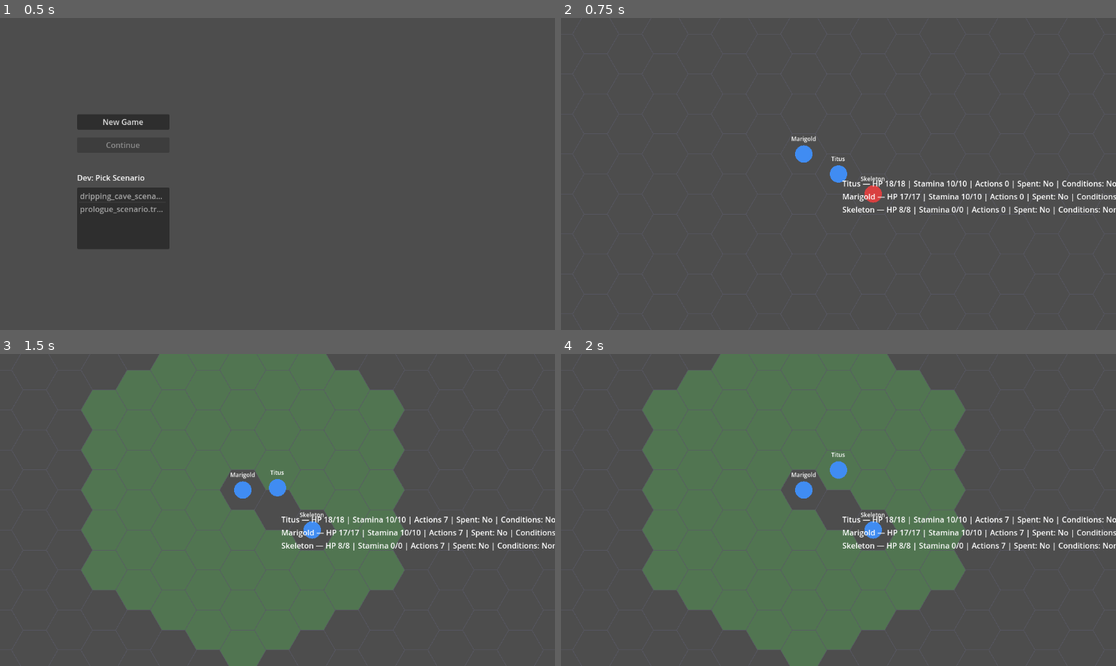
Above: before the commit, frames 1-4 (two rows, left to right).
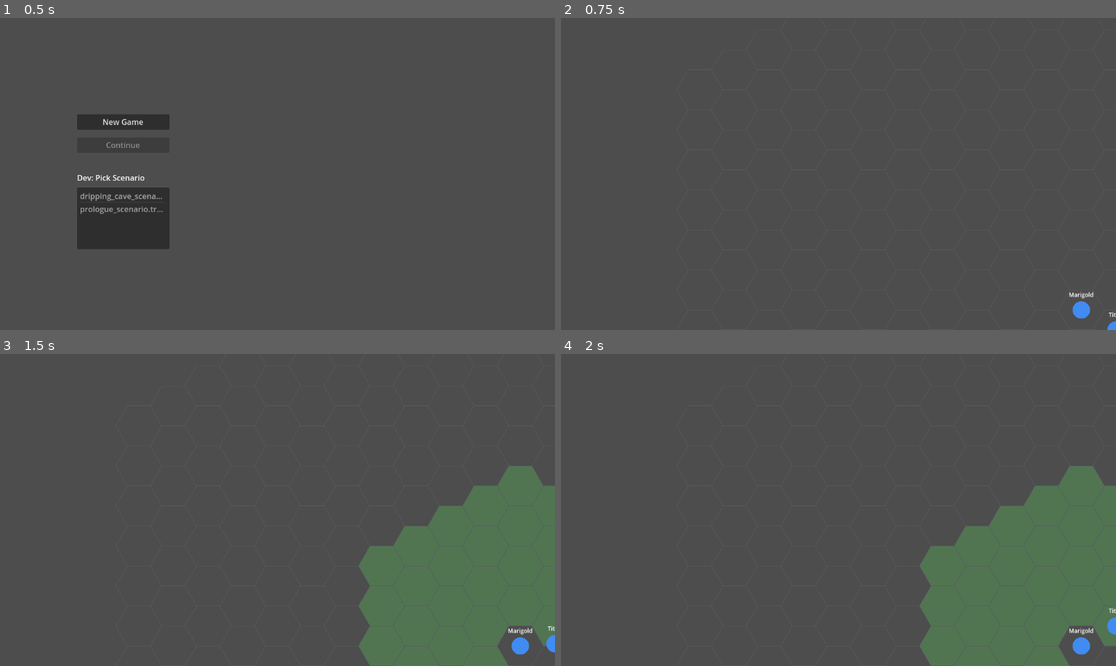
Above: after the commit, the same moments.

Repository: Pyroraptor/hykaen
Game: Godot game, scene res://scenes/TitleScreen.tscn
Two runs of this game, one before a commit and one after it. Both use one fixed random seed, a clock stepped at 60 frames per second and the inputs below.
Inputs (mouse positions are in pixels of both pictures, inside the frame that each line leads up to):
- Up to frame 1 (0.5 s): no input
- Up to frame 2 (0.75 s): click "New Game" at 0.5 s
- Up to frame 3 (1.5 s): tap Enter at 1.25 s; move the mouse to (399, 494) at 1.27 s; hold Shift from 1.28 s (still down); click (399, 494) at 1.42 s
- Up to frame 4 (2 s): keep holding Shift

Frame 1 is identical in both runs. In frame 2, 2.1% of the frame differs, in the area x 2-100%, y 11-100%; in frame 3, 59%, in the area x 2-100%, y 0-100%; in frame 4, 59%.

Commit message:
feat(FEAT-003): Re-implement set_origin_offset() to drive GameCamera
Step: tdd-execute

Diff:
--- a/presentation/hex_grid_view.gd
+++ b/presentation/hex_grid_view.gd
@@ -140,6 +140,21 @@
 ## in pure world coordinates now; see this file's file-level FEAT-002 doc).
 var _origin_offset: Vector2 = Vector2.ZERO
 
+## FEAT-003 (US-004 / FR-004, ADR-001, Contract 1): typed reference to the
+## sibling GameCamera Camera2D node (added under the SAME parent/"world
+## layer" as this view by FEAT-001; see MainScene.tscn) that now drives the
+## view/pan transform. Resolved lazily via `@onready` from `../GameCamera`
+## relative to this view's own parent -- i.e. a NODE SIBLING, never a child
+## of this view (per this iteration's design notes: "GameCamera is a sibling
+## node, not a child, of HexGridView"). `get_node_or_null()` (never a plain
+## `get_node()`) so this stays `null` -- rather than throwing -- whenever
+## HexGridView is instantiated standalone (e.g. this view's own .tscn in
+## isolation, as most of this file's unit tests do) or before GameCamera has
+## otherwise resolved into the scene tree; set_origin_offset() below guards
+## on this being non-null before touching it (Contract 1's "graceful
+## degradation", not a crash).
+@onready var _camera: Camera2D = get_node_or_null("../GameCamera")
+
 ## FEAT-013 / US-013: the hexes currently highlighted as legal Step
 ## destinations (an Array of core/geometry/hex_coord.gd HexCoord instances),
 ## set via set_selectable_hexes() -- normally handed in verbatim from
@@ -387,13 +402,31 @@
 ## (pixel_to_axial_with_offset(), used by _unhandled_input()/
 ## _handle_mouse_motion()) — it no longer affects grid/highlight drawing or
 ## token positioning, which now draw in pure world coordinates (see this
-## file's file-level FEAT-002 doc). A follow-on story re-implements this
-## method to position the GameCamera instead (the "centering seam" this
-## method's callers rely on is preserved across that change; only the
-## internal implementation swaps). Triggers a redraw so an already-rendered
-## grid immediately reflects any state this offset still drives.
+## file's file-level FEAT-002 doc).
+##
+## FEAT-003 (US-004 / FR-004, ADR-001, Contract 1): re-implemented to drive
+## the sibling GameCamera (see `_camera` above) instead of a draw-offset --
+## `_camera.position` is set to `-offset` whenever `_camera` has resolved,
+## so panning is now genuinely the camera's job (positive `offset` still
+## means "shift the rendered world so that world-point now appears at the
+## viewport's origin," matching this method's pre-existing contract, only
+## realized via the camera's inverse position rather than a per-draw-call
+## subtraction). `_origin_offset` itself is STILL updated unconditionally,
+## every call, preserving this method's public back-compat contract (every
+## pre-existing caller reading it back via get_origin_offset(), or relying on
+## it for click-to-hex hit-testing via axial_to_pixel_with_offset()/
+## pixel_to_axial_with_offset(), continues to see exactly the same value it
+## always has). When `_camera` is still `null` (e.g. this view instantiated
+## standalone, ahead of `_ready()`, or in a scene with no GameCamera sibling)
+## this method does NOT throw -- it silently degrades to updating
+## `_origin_offset` only, per Contract 1's documented graceful-degradation
+## behaviour, to be reconciled once `_camera` itself resolves. Still triggers
+## a redraw so any state `_origin_offset` continues to drive (click mapping)
+## reflects the change immediately.
 func set_origin_offset(offset: Vector2) -> void:
 	_origin_offset = offset
+	if _camera != null:
+		_camera.position = -offset
 	queue_redraw()
 
 
--- a/tests/unit/presentation/test_hex_grid_view.gd
+++ b/tests/unit/presentation/test_hex_grid_view.gd
@@ -278,3 +278,80 @@
 	_hex_grid_view.set_origin_offset(SPY_OFFSET)
 	_hex_grid_view.queue_redraw()
 	assert_true(true)
+
+
+# ══════════════════════════════════════════════════════════════════════════
+# FEAT-003 (US-004 / FR-004, ADR-001, Contract 1): set_origin_offset() now
+# drives the sibling GameCamera's position (_camera.position == -offset)
+# while still updating the legacy _origin_offset field, and degrades
+# gracefully (no throw) when _camera has not yet resolved.
+# ══════════════════════════════════════════════════════════════════════════
+
+## _instantiate_hex_grid_view_with_game_camera_sibling() → HexGridView —
+## builds a minimal "world layer" Node2D with a Camera2D named "GameCamera"
+## and a fresh HexGridView instance as SIBLING children (mirroring
+## MainScene.tscn's real FEAT-001 wiring: GameCamera and HexGridView share
+## the SAME parent, GameCamera is never a child of HexGridView itself), then
+## adds that world layer to the test's own tree so the returned HexGridView's
+## `@onready var _camera` resolves `../GameCamera` to a real Camera2D by the
+## time this helper returns.
+func _instantiate_hex_grid_view_with_game_camera_sibling():
+	var world_layer := Node2D.new()
+	var game_camera := Camera2D.new()
+	game_camera.name = "GameCamera"
+	world_layer.add_child(game_camera)
+	var hex_grid_view = HexGridViewScene.instantiate()
+	world_layer.add_child(hex_grid_view)
+	add_child_autofree(world_layer)
+	return hex_grid_view
+
+
+func test_set_origin_offset_sets_camera_position_to_negative_offset_when_camera_resolved() -> void:
+	var hex_grid_view = _instantiate_hex_grid_view_with_game_camera_sibling()
+	hex_grid_view.set_origin_offset(SPY_OFFSET)
+	var game_camera: Camera2D = hex_grid_view.get_parent().get_node("GameCamera")
+	assert_eq(
+		game_camera.position, -SPY_OFFSET,
+		"set_origin_offset() must set _camera.position to the negative of the configured offset when _camera has resolved"
+	)
+
+
+func test_set_origin_offset_still_updates_legacy_origin_offset_field_when_camera_resolved() -> void:
+	var hex_grid_view = _instantiate_hex_grid_view_with_game_camera_sibling()
+	hex_grid_view.set_origin_offset(SPY_OFFSET)
+	assert_eq(
+		hex_grid_view.get_origin_offset(), SPY_OFFSET,
+		"set_origin_offset() must still update the legacy _origin_offset field for API back-compat, even when _camera has resolved"
+	)
+
+
+func test_set_origin_offset_before_camera_resolves_does_not_throw_and_degrades_to_origin_offset_only() -> void:
+	# `_hex_grid_view` (from before_each()) is instantiated standalone via its
+	# own .tscn with no GameCamera sibling present -- exactly the "_camera
+	# never resolves" case Contract 1 requires a graceful, non-throwing
+	# degradation for. Reaching the final assert without a crash IS part of
+	# this test's proof.
+	_hex_grid_view.set_origin_offset(SPY_OFFSET)
+	assert_eq(
+		_hex_grid_view.get_origin_offset(), SPY_OFFSET,
+		"set_origin_offset() must still update _origin_offset even when _camera never resolved (degraded path)"
+	)
+	assert_true(true, "set_origin_offset() must not throw when _camera is null")
+
+
+func test_all_preexisting_set_origin_offset_callers_continue_to_pass_unmodified() -> void:
+	# Regression guard (test_criteria #4): every earlier FEAT-001/FEAT-002
+	# assertion already in this file that calls set_origin_offset() against
+	# the standalone (_camera == null) `_hex_grid_view` continues to behave
+	# exactly as it did before this feature -- draw-call math is still pure
+	# world-space, and get_origin_offset() still round-trips.
+	_hex_grid_view.set_origin_offset(SPY_OFFSET)
+	var pixel: Vector2 = _hex_grid_view.axial_to_pixel(HexCoordClass.new(0, 0))
+	assert_almost_eq(
+		pixel, Vector2.ZERO, Vector2(EPSILON, EPSILON),
+		"hex (0, 0) must still draw at world pixel (0, 0) after set_origin_offset(), unaffected by the camera re-implementation"
+	)
+	assert_eq(
+		_hex_grid_view.get_origin_offset(), SPY_OFFSET,
+		"get_origin_offset() must still round-trip the configured value"
+	)
